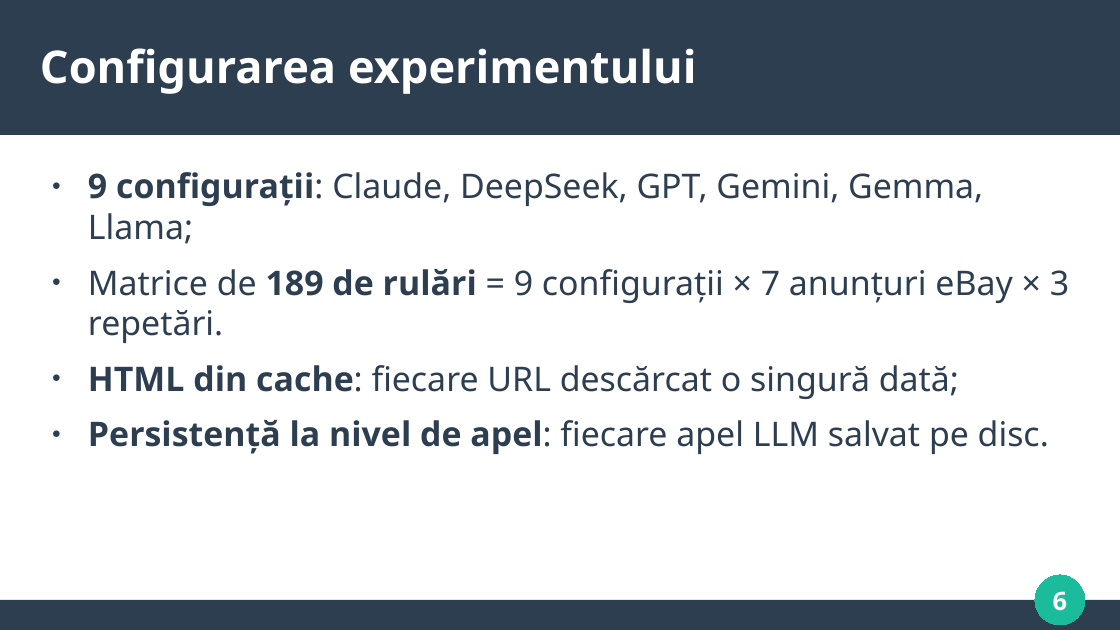
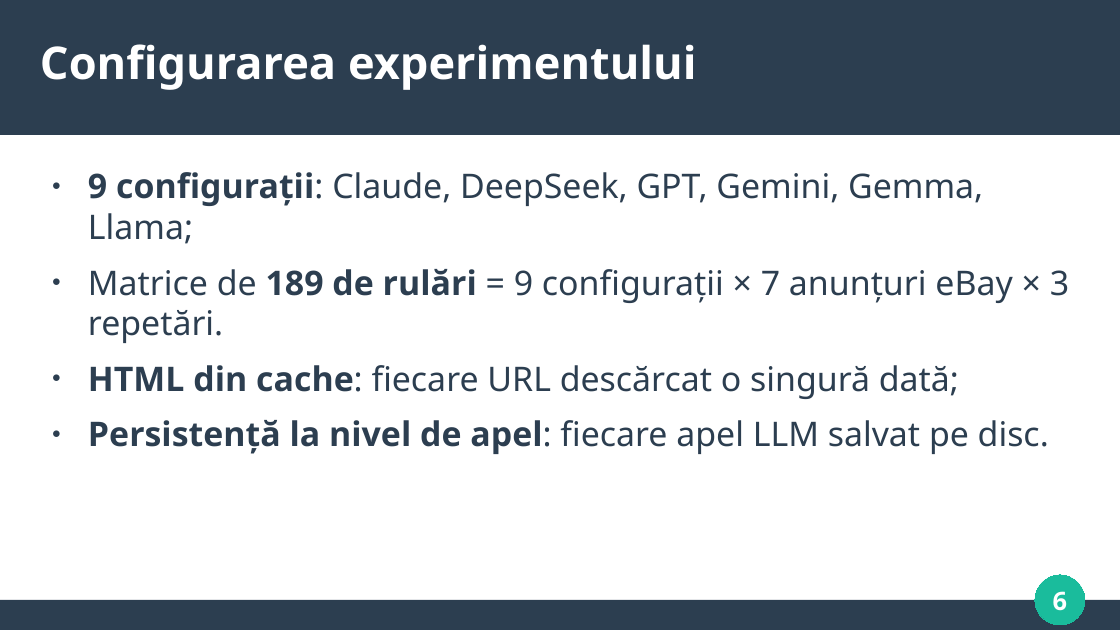
Before and after one commit to KpuBemKa/docs-usm, a slide deck: slide 6 of teza/prezentation-teza.pptx. Drawn at 1120x630 pixels with LibreOffice and Linux fonts; fonts in the diff are those of the drawing. Boxes give left, top, right and bottom in pixels: in the first picture for what was removed or moved away, otherwise in the second. Text is boxed around its words. In the diff, an @@ line names an element or a change of style, - is before the commit and + after.

```diff
--- a/teza/prezentation-teza.pptx
+++ b/teza/prezentation-teza.pptx
@@ title "Configurarea experimentului" at [40,44,697,90]: line spacing 1 to 0.9 @@
```
Also in this commit, not shown: 10 other slides changed, 2 other files.
